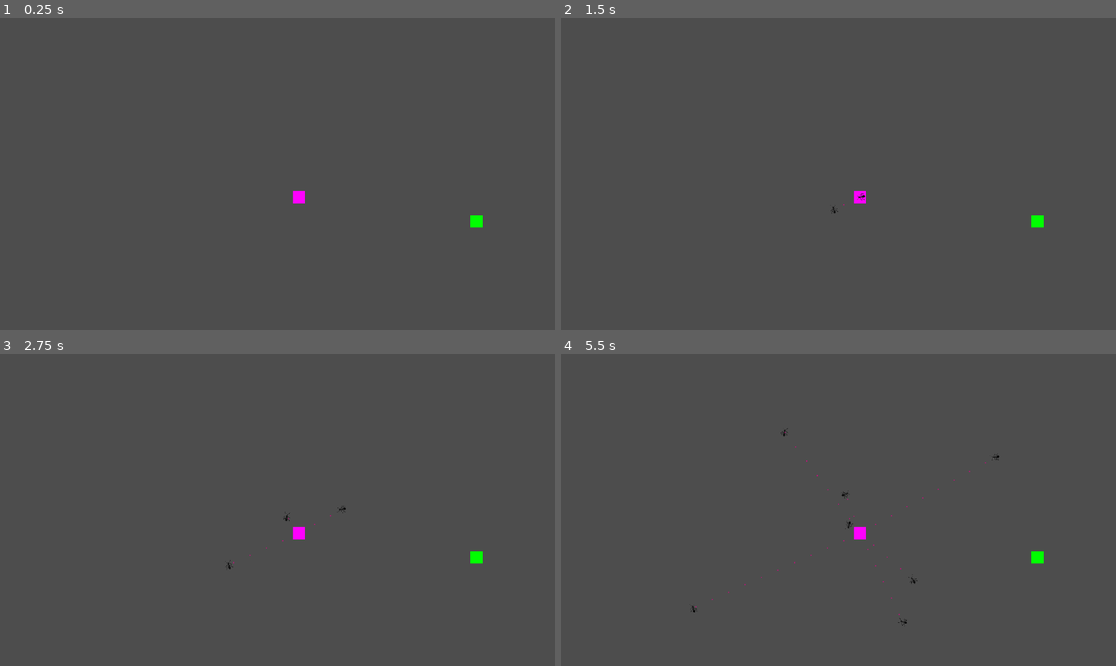
Above: before the commit, frames 1-4 (two rows, left to right).
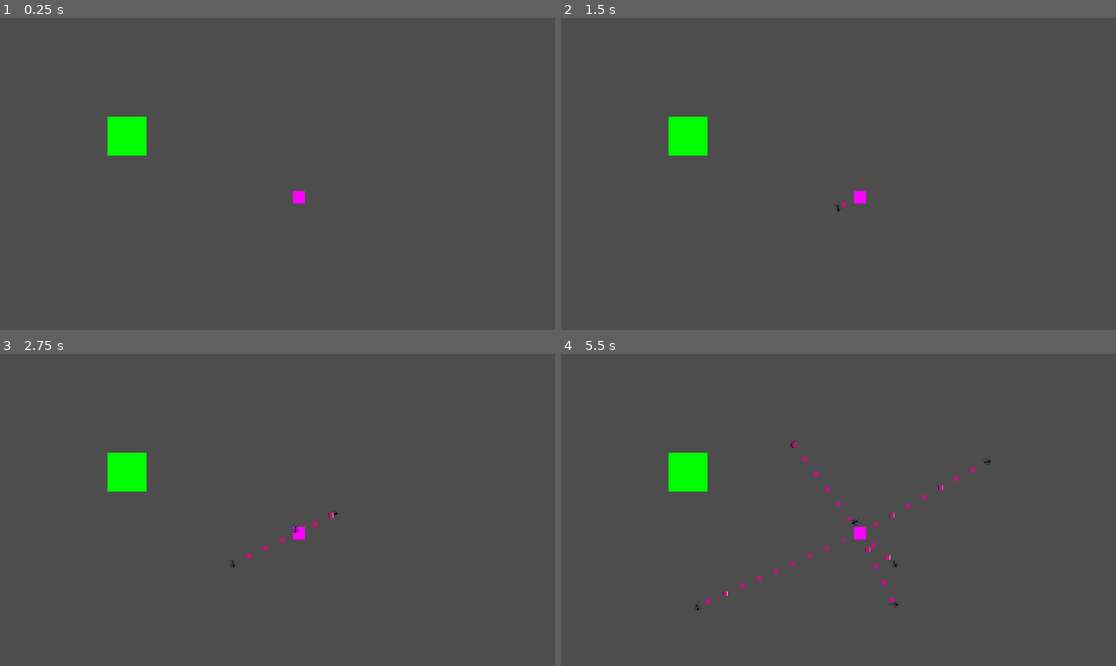
Above: after the commit, the same moments.

Repository: SylvanFranklin/ants
Game: Godot game, scene res://scenes/World.tscn
Two runs of this game, one before a commit and one after it. Both use one fixed random seed, a clock stepped at 60 frames per second and the inputs below.
Inputs:
- Up to frame 1 (0.25 s): no input
- Up to frame 2 (1.5 s): tap Enter at 0.5 s
- Up to frame 3 (2.75 s): tap Space at 2 s
- Up to frame 4 (5.5 s): no input

The runs differ from the first frame. In frame 1, 1.0% of the frame differs, in the area x 19-87%, y 31-68%; in frame 2, 1.0%; in frame 3, 1.1%; in frame 4, 1.5%, in the area x 19-87%, y 23-88%.

Commit message:
we kave some stuf

Diff:
--- /dev/null
+++ b/food.gd
@@ -0,0 +1,10 @@
+extends Node2D
+@onready var area_2d: Area2D = $Area2D
+# Called when the node enters the scene tree for the first time.
+func _ready() -> void:
+	pass # Replace with function body.
+
+
+# Called every frame. 'delta' is the elapsed time since the previous frame.
+func _process(delta: float) -> void:
+	pass
--- /dev/null
+++ b/food.tscn
@@ -0,0 +1,27 @@
+[gd_scene load_steps=5 format=3 uid="uid://cig2p7pbgrkqt"]
+
+[ext_resource type="Script" path="res://food.gd" id="1_7xbd5"]
+
+[sub_resource type="Gradient" id="Gradient_44h73"]
+offsets = PackedFloat32Array(0)
+colors = PackedColorArray(0, 1, 0, 1)
+
+[sub_resource type="GradientTexture2D" id="GradientTexture2D_4newj"]
+gradient = SubResource("Gradient_44h73")
+
+[sub_resource type="RectangleShape2D" id="RectangleShape2D_l00cp"]
+size = Vector2(99.9145, 53.3201)
+
+[node name="Food" type="Node2D"]
+script = ExtResource("1_7xbd5")
+
+[node name="Food" type="Sprite2D" parent="."]
+position = Vector2(-1, 0)
+texture = SubResource("GradientTexture2D_4newj")
+
+[node name="Area2D" type="Area2D" parent="."]
+
+[node name="CollisionShape2D" type="CollisionShape2D" parent="Area2D"]
+position = Vector2(-1, -4.76837e-07)
+scale = Vector2(0.680545, 1.2003)
+shape = SubResource("RectangleShape2D_l00cp")
--- /dev/null
+++ b/mone.gd
@@ -0,0 +1,18 @@
+extends Node2D
+@export var strength = 100.0
+@onready var sprite_2d: Sprite2D = $Sprite2D
+
+# Called when the node enters the scene tree for the first time.
+func _ready() -> void:
+	pass # Replace with function body.
+
+# Called every frame. 'delta' is the elapsed time since the previous frame.
+func _process(delta: float) -> void:
+	print(strength / 100)
+	sprite_2d.modulate.a = strength / 100
+	if strength == 0:
+		queue_free()
+
+func _on_decay_timeout() -> void:
+	if strength > 0:
+		strength -= 10 # Replace with function body.
--- a/mone.tscn
+++ b/mone.tscn
@@ -1,4 +1,6 @@
-[gd_scene load_steps=3 format=3 uid="uid://lhclfcdl2yi7"]
+[gd_scene load_steps=5 format=3 uid="uid://lhclfcdl2yi7"]
+
+[ext_resource type="Script" path="res://mone.gd" id="1_vabtb"]
 
 [sub_resource type="Gradient" id="Gradient_gg7v3"]
 offsets = PackedFloat32Array(0, 0.0136612, 0.998634, 1)
@@ -7,8 +9,22 @@
 [sub_resource type="GradientTexture2D" id="GradientTexture2D_tuwmt"]
 gradient = SubResource("Gradient_gg7v3")
 
+[sub_resource type="CircleShape2D" id="CircleShape2D_j7k25"]
+radius = 4.0
+
 [node name="mone" type="Node2D"]
+script = ExtResource("1_vabtb")
 
 [node name="Sprite2D" type="Sprite2D" parent="."]
-scale = Vector2(0.0800014, 0.0800014)
+scale = Vector2(0.36, 0.36)
 texture = SubResource("GradientTexture2D_tuwmt")
+
+[node name="Area2D" type="Area2D" parent="."]
+
+[node name="CollisionShape2D" type="CollisionShape2D" parent="Area2D"]
+shape = SubResource("CircleShape2D_j7k25")
+
+[node name="decay" type="Timer" parent="."]
+autostart = true
+
+[connection signal="timeout" from="decay" to="." method="_on_decay_timeout"]
--- a/scenes/World.tscn
+++ b/scenes/World.tscn
@@ -1,6 +1,7 @@
-[gd_scene load_steps=6 format=3 uid="uid://b4d55ku5nppw8"]
+[gd_scene load_steps=5 format=3 uid="uid://b4d55ku5nppw8"]
 
 [ext_resource type="Script" path="res://scripts/home.gd" id="2_f4nbc"]
+[ext_resource type="PackedScene" uid="uid://cig2p7pbgrkqt" path="res://food.tscn" id="2_peged"]
 
 [sub_resource type="Gradient" id="Gradient_32lhk"]
 colors = PackedColorArray(1, 0, 1, 1, 1, 0, 1, 1)
@@ -8,30 +9,24 @@
 [sub_resource type="GradientTexture2D" id="GradientTexture2D_7g83o"]
 gradient = SubResource("Gradient_32lhk")
 
-[sub_resource type="Gradient" id="Gradient_d1c63"]
-offsets = PackedFloat32Array(0)
-colors = PackedColorArray(0, 1, 0, 1)
+[node name="World" type="Node2D"]
 
-[sub_resource type="GradientTexture2D" id="GradientTexture2D_1lgw5"]
-gradient = SubResource("Gradient_d1c63")
-
-[node name="World" type="Node2D"]
+[node name="Food" parent="." instance=ExtResource("2_peged")]
+position = Vector2(-779, -196)
+scale = Vector2(3.15627, 3.15583)
 
 [node name="Home" type="Sprite2D" parent="."]
 position = Vector2(111, 120)
 texture = SubResource("GradientTexture2D_7g83o")
 script = ExtResource("2_f4nbc")
 
-[node name="Food" type="Sprite2D" parent="."]
-position = Vector2(1033, 246)
-texture = SubResource("GradientTexture2D_1lgw5")
+[node name="spawner" type="Timer" parent="."]
+process_callback = 0
+wait_time = 0.863
+autostart = true
 
 [node name="Camera2D" type="Camera2D" parent="."]
+scale = Vector2(1.00179, 1.00286)
 zoom = Vector2(0.4, 0.4)
 
-[node name="spawner" type="Timer" parent="."]
-process_callback = 0
-wait_time = 0.734
-autostart = true
-
 [connection signal="timeout" from="spawner" to="Home" method="_on_timer_timeout"]
--- a/scenes/ant.gd
+++ b/scenes/ant.gd
@@ -4,22 +4,31 @@
 @export var direction := Vector2(randf() * 2 - 1, randf() * 2 -1)
 @onready var collision_shape_2d: CollisionShape2D = $CollisionShape2D
 const MONE = preload("res://mone.tscn")
+const SCRAP = preload("res://scrap.tscn")
 
 func _ready():
 	pass
-
-
 
 
 func _physics_process(delta: float) -> void:
 	if direction:
 		velocity = direction.normalized() * SPEED
 
+
 	rotation = velocity.x
-	move_and_slide()
+	var collision = move_and_collide(velocity * delta)
 
+	if collision:
+		velocity = velocity.bounce(collision.get_normal())
+		if collision.get_collider().has_method("hit"):
+			collision.get_collider().hit()
 
 func _on_mone_squirter_timeout() -> void:
 	var mone = MONE.instantiate()
 	get_parent().add_child(mone)# Replace with function body.
 	mone.position = position
+
+func pickup_scrap():
+	var scrap = SCRAP.instantiate()
+	add_child(scrap)
+	scrap.position = position
--- a/scenes/ant.tscn
+++ b/scenes/ant.tscn
@@ -464,7 +464,7 @@
 shape = SubResource("CapsuleShape2D_cojho")
 
 [node name="MoneSquirter" type="Timer" parent="."]
-wait_time = 0.467
+wait_time = 0.48
 autostart = true
 
 [connection signal="timeout" from="MoneSquirter" to="." method="_on_mone_squirter_timeout"]
--- /dev/null
+++ b/scrap.tscn
@@ -0,0 +1,15 @@
+[gd_scene load_steps=3 format=3 uid="uid://ccvwgkulpjbym"]
+
+[sub_resource type="Gradient" id="Gradient_d1c63"]
+offsets = PackedFloat32Array(0)
+colors = PackedColorArray(0, 1, 0, 1)
+
+[sub_resource type="GradientTexture2D" id="GradientTexture2D_gkous"]
+gradient = SubResource("Gradient_d1c63")
+
+[node name="scrap" type="Node2D"]
+
+[node name="Food" type="Sprite2D" parent="."]
+position = Vector2(-2, 0)
+scale = Vector2(-0.335402, 0.32)
+texture = SubResource("GradientTexture2D_gkous")
--- a/scripts/ant.gd
+++ /dev/null
@@ -1,27 +0,0 @@
-extends Node2D
-@onready var home: Sprite2D = $"../Home"
-@onready var ant: Node2D = $"."
-var velocity = Vector2(0,0)
-var pos
-
-# Called when the node enters the scene tree for the first time.
-func _ready() -> void:
-	var pos = home.position
-	var velocity = Vector2(0,0)
-	var speed = 3000
-	var xDir = 0
-	var yDir = 0
-
-	xDir = (2*randf())-1
-	yDir = (2*randf())-1
-	velocity = Vector2(xDir,yDir).normalized() * speed
-
-
-# Called every frame. 'delta' is the elapsed time since the previous frame.
-func _process(delta: float) -> void:
-	position += velocity*delta
-
-
-func boundary():
-	if pos.x < 0:
-		return 0
--- a/scripts/home.gd
+++ b/scripts/home.gd
@@ -1,13 +1,19 @@
 extends Node
 @onready var home: Sprite2D = $Home
 const ANT = preload("res://scenes/ant.tscn")
-@onready var timer: Timer = $"../Timer"
+var counter = 0
+
+func _ready() -> void:
+	pass
 
 func _process(delta: float) -> void:
 	pass
 
-
-func _on_timer_timeout() -> void:
+func spawn_ant():
 	var ant = ANT.instantiate()
 	add_child(ant)
 	ant.position += Vector2(1, 1)
+
+func _on_timer_timeout() -> void:
+	counter += 1
+	spawn_ant()
